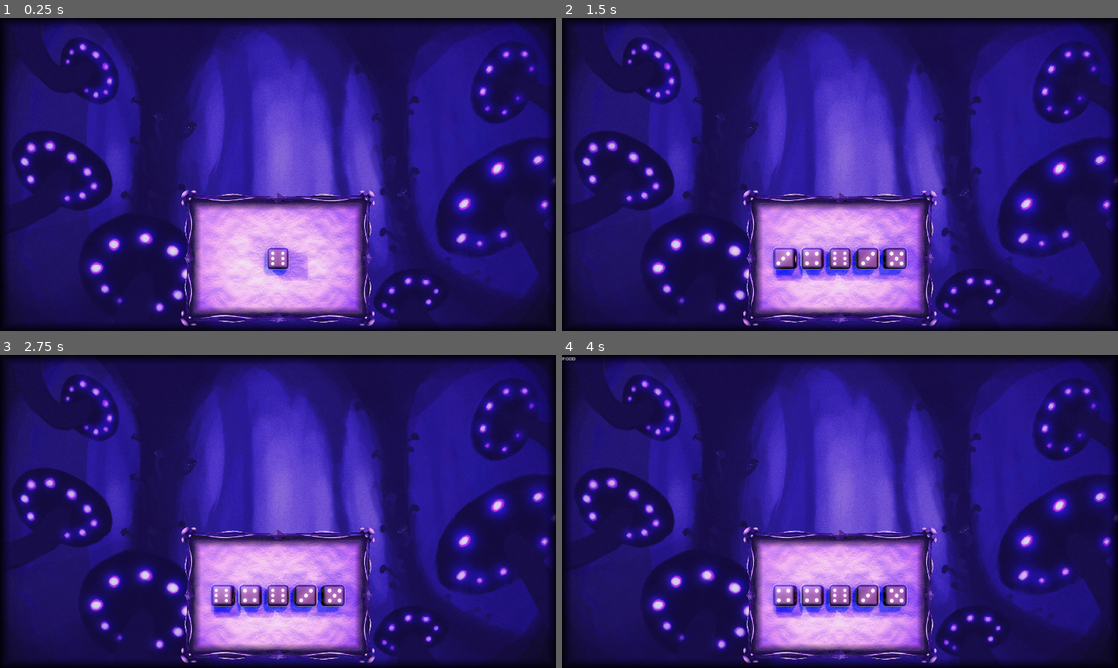
Above: before the commit, frames 1-4 (two rows, left to right).
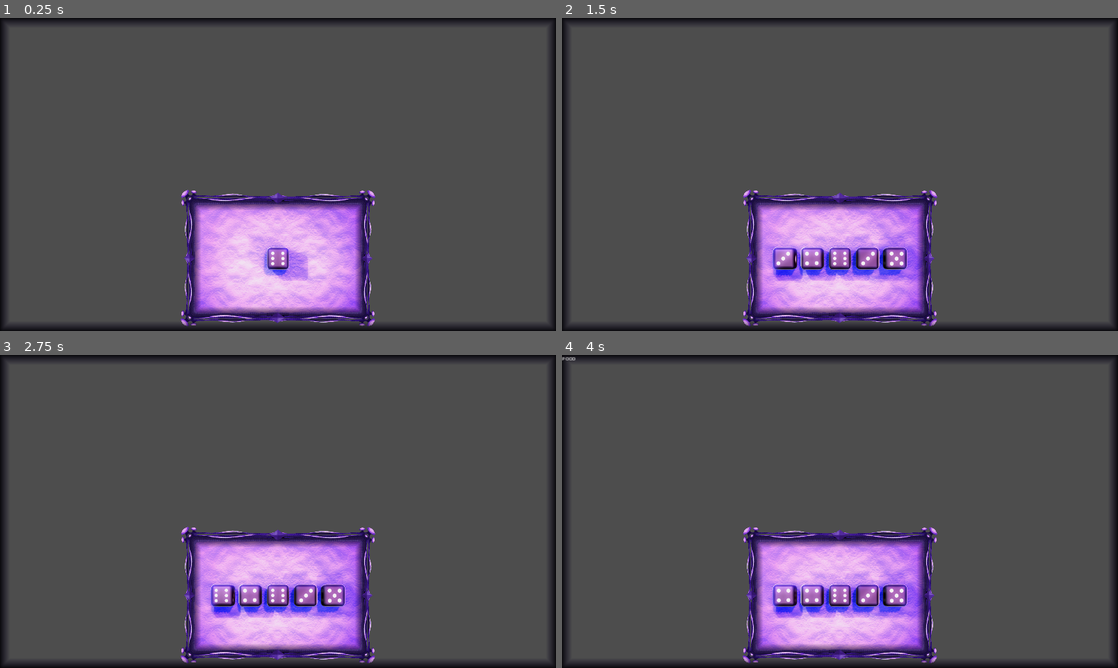
Above: after the commit, the same moments.

Repository: Rubj/dice
Game: Godot game, scene res://node_2d.tscn
The game is run twice, just before and just after one commit, with the same random seed, the same clock (stepped at 60 frames per second) and the same inputs.
Inputs (mouse positions are in pixels of both pictures, inside the frame that each line leads up to):
- Up to frame 1 (0.25 s): no input
- Up to frame 2 (1.5 s): tap Enter at 0.5 s; move the mouse to (962, 158) at 0.52 s; click (962, 158) at 0.6 s; tap Space at 1.25 s; move the mouse to (728, 190) at 1.27 s; click (728, 190) at 1.35 s
- Up to frame 3 (2.75 s): tap Enter at 2 s; move the mouse to (333, 442) at 2.02 s; click (333, 442) at 2.1 s
- Up to frame 4 (4 s): tap Space at 2.75 s; move the mouse to (812, 574) at 2.77 s; click (812, 574) at 2.85 s; tap Enter at 3.5 s; move the mouse to (1006, 558) at 3.52 s; click (1006, 558) at 3.6 s

The runs differ from the first frame. In frame 1, 84% of the frame differs, in the area x 0-100%, y 0-100%; in frame 2, 84%; in frame 3, 84%; in frame 4, 84%.

Commit message:
backgrounds scene to 3d

Diff:
--- a/scenes/backgrounds.tscn
+++ b/scenes/backgrounds.tscn
@@ -15,16 +15,12 @@
 adjustment_enabled = true
 adjustment_saturation = 0.85
 
-[node name="Backgrounds" type="Node2D"]
+[node name="Backgrounds" type="Sprite3D"]
+transform = Transform3D(1, 0, 0, 0, -4.37114e-08, 1, 0, -1, -4.37114e-08, 0, -2, 0)
+texture = ExtResource("1_a05ue")
 
 [node name="CanvasModulate" type="CanvasModulate" parent="."]
 color = Color(0.9472, 0.947199, 0.947199, 1)
 
 [node name="WorldEnvironment" type="WorldEnvironment" parent="."]
 environment = SubResource("Environment_32gwx")
-
-[node name="MushroomCaveBG" type="Sprite2D" parent="."]
-z_index = -1
-texture_filter = 1
-texture = ExtResource("1_a05ue")
-centered = false
